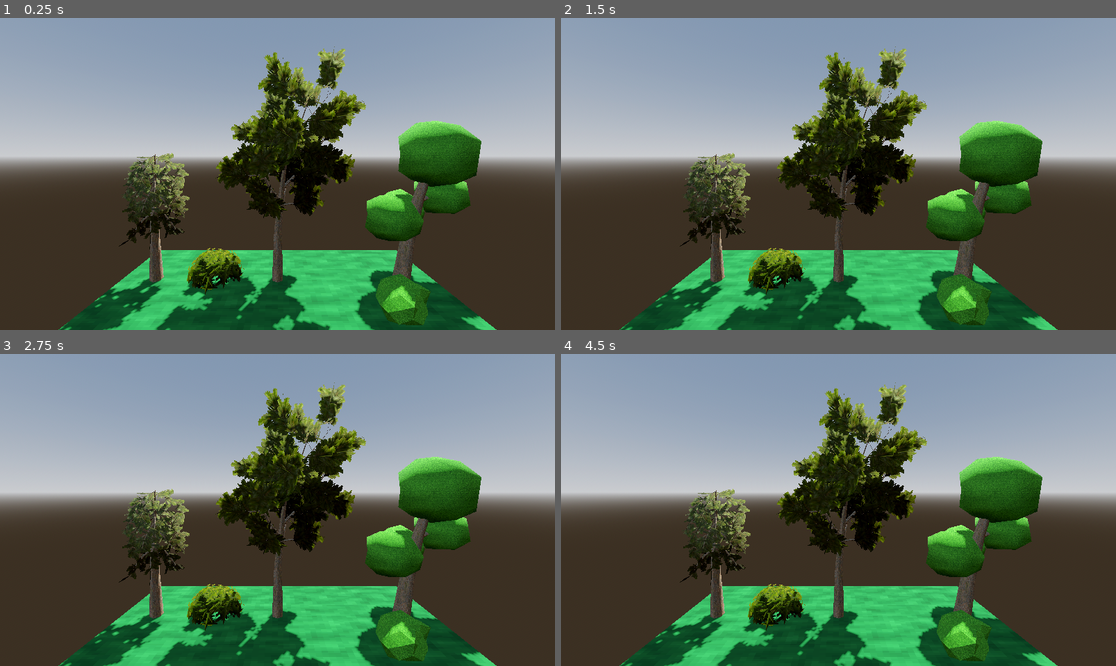
Above: before the commit, frames 1-4 (two rows, left to right).
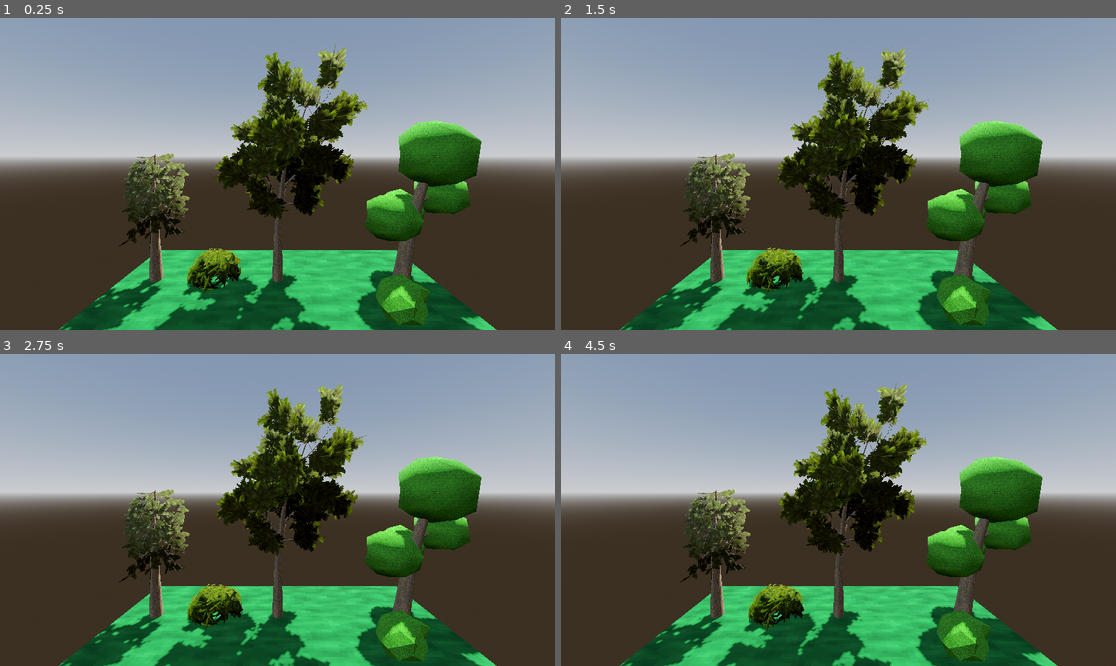
Above: after the commit, the same moments.

Repository: FrogCosmonaut/cosmo_tree_gen
Game: Godot game, scene res://demo/demo.tscn
Two runs of this game, one before a commit and one after it. Both use one fixed random seed, a clock stepped at 60 frames per second and the inputs below.
Inputs:
- Up to frame 1 (0.25 s): no input
- Up to frame 2 (1.5 s): no input
- Up to frame 3 (2.75 s): no input
- Up to frame 4 (4.5 s): no input

The runs differ from the first frame. In frame 1, 2.0% of the frame differs, in the area x 27-67%, y 8-100%; in frame 2, 2.4%, in the area x 27-67%, y 9-100%; in frame 3, 2.2%; in frame 4, 2.2%.

Commit message:
add simple sway to leaves shader

Diff:
--- a/demo/example_shaders/leaves.gdshader
+++ b/demo/example_shaders/leaves.gdshader
@@ -9,6 +9,22 @@
 uniform float alpha_scissor_threshold : hint_range(0.0, 1.0) = 0.5;
 uniform vec3 backlight : source_color = vec3(0.45, 0.5, 0.25);
 uniform float ao_light_affect : hint_range(0.0, 1.0) = 0.5;
+
+uniform vec3 wind_direction = vec3(1.0, 0.0, 0.3);
+uniform float wind_strength : hint_range(0.0, 1.0, 0.01) = 0.1;
+uniform float wind_speed : hint_range(0.0, 10.0, 0.01) = 1.0;
+uniform float wind_phase_scale : hint_range(0.0, 10.0, 0.01) = 2.0;
+
+float wind_wave(float t, float phase) {
+	return 0.5 * sin(t + phase) + 0.3 * sin(2.0 * t + 1.3 * phase) + 0.2 * sin(5.0 * t + 1.5 * phase);
+}
+
+void vertex() {
+	vec3 world_position = (MODEL_MATRIX * vec4(VERTEX, 1.0)).xyz;
+	float phase = dot(world_position, vec3(1.0, 0.7, 1.3)) * wind_phase_scale;
+	float sway = (1.0 - UV.y) * wind_strength * wind_wave(TIME * wind_speed, phase);
+	VERTEX += normalize(wind_direction * mat3(MODEL_MATRIX)) * sway;
+}
 
 void fragment() {
 	vec4 tex = texture(albedo_texture, UV);
